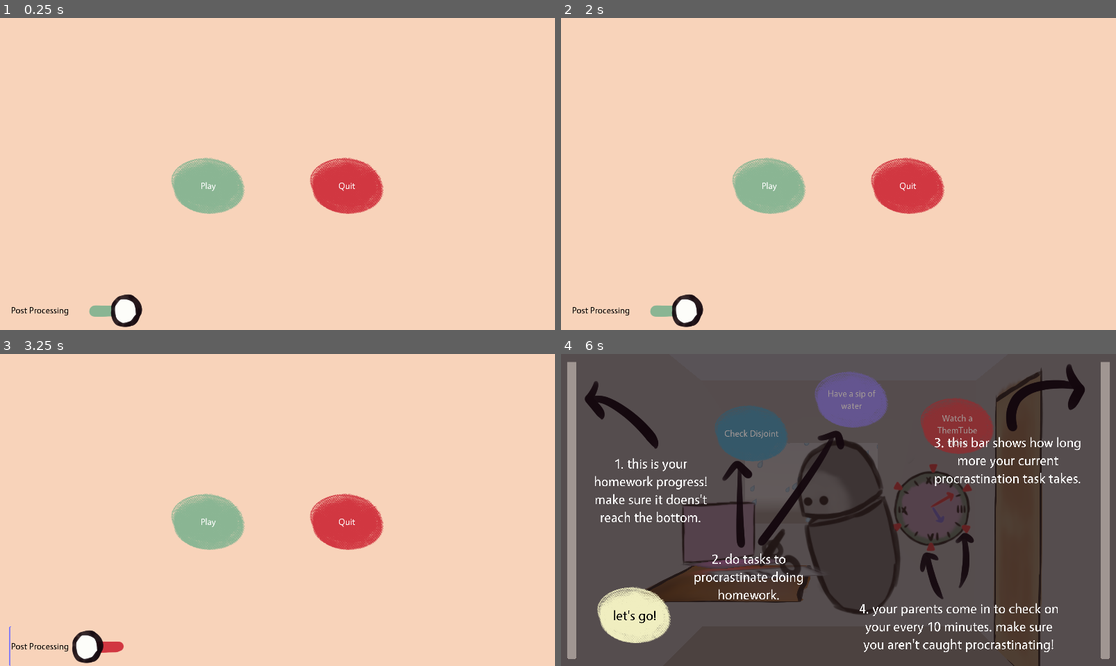
Above: before the commit, frames 1-4 (two rows, left to right).
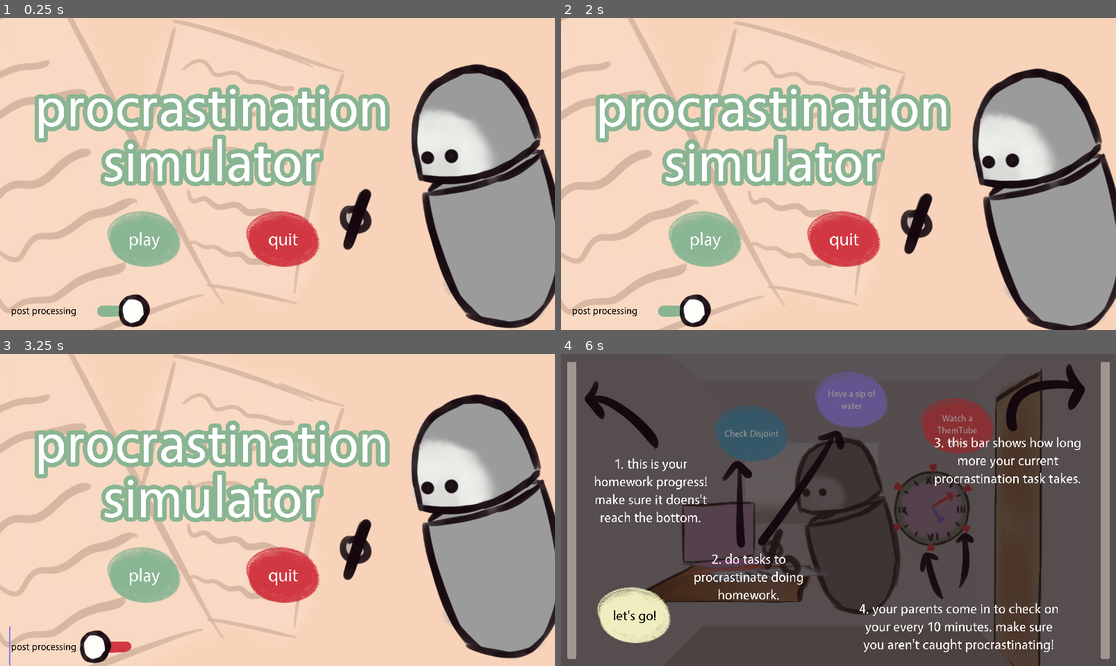
Above: after the commit, the same moments.

Repository: bucketfish/procrastination-simulator
Game: Godot game, scene res://Main.tscn
Two runs of this game, one before a commit and one after it. Both use one fixed random seed, a clock stepped at 60 frames per second and the inputs below. A sky picture missing from this copy of the repository is replaced by a grey-blue gradient.
Inputs (mouse positions are in pixels of both pictures, inside the frame that each line leads up to):
- Up to frame 1 (0.25 s): no input
- Up to frame 2 (2 s): click (749, 96) at 0.5 s, where only the run before the commit has a clickable "TEXT"; click (849, 64) at 1.25 s, where only the run before the commit has a clickable "TEXT"
- Up to frame 3 (3.25 s): click (394, 425) at 2 s, where only the run before the commit has a clickable "TEXT"; click "Post Processing" (after the commit: "post processing") at 2.75 s
- Up to frame 4 (6 s): click "Play" (after the commit: "play") at 3.5 s; click (749, 432) at 4.25 s, where only the run before the commit has a clickable "Check Disjoint"; click (849, 400) at 5 s, where only the run before the commit has a clickable "Have a sip of water"; click (955, 425) at 5.75 s, where only the run before the commit has a clickable "Watch a ThemTube video"

The runs differ from the first frame. In frame 1, 40% of the frame differs, in the area x 0-100%, y 0-100%; in frame 2, 40%; in frame 3, 40%; in frame 4, 0.7%.

Commit message:
win/lose screens + main menu

Diff:
--- a/Main.tscn
+++ b/Main.tscn
@@ -33,6 +33,8 @@
 [ext_resource path="res://assets/sfx/bird.wav" type="AudioStream" id=31]
 [ext_resource path="res://assets/sfx/door.wav" type="AudioStream" id=32]
 [ext_resource path="res://assets/sfx/ThemTube.wav" type="AudioStream" id=33]
+[ext_resource path="res://scenes/lose.tscn" type="PackedScene" id=34]
+[ext_resource path="res://scenes/win.tscn" type="PackedScene" id=35]
 
 [sub_resource type="SpatialMaterial" id=15]
 
@@ -679,9 +681,11 @@
 size = Vector2( 0.1, 0.1 )
 
 [node name="Main" type="Spatial"]
+pause_mode = 2
 script = ExtResource( 14 )
 
 [node name="RoomGroup" type="Spatial" parent="."]
+pause_mode = 1
 
 [node name="Room" type="MeshInstance" parent="RoomGroup"]
 transform = Transform( -1.57361e-07, 0, -3, 0, 2.7, 0, 3.6, 0, -1.31134e-07, 0, 1.35, 0 )
@@ -826,6 +830,7 @@
 texture = ExtResource( 21 )
 
 [node name="Lighting" type="Spatial" parent="."]
+pause_mode = 1
 
 [node name="OmniLight" type="OmniLight" parent="Lighting"]
 transform = Transform( 1, 0, 0, 0, 1, 0, 0, 0, 1, 0, 1.483, 2.019 )
@@ -842,6 +847,7 @@
 spot_angle = 52.272
 
 [node name="GUILayer" type="CanvasLayer" parent="."]
+pause_mode = 1
 
 [node name="Buttons" type="Control" parent="GUILayer"]
 margin_right = 1920.0
@@ -932,6 +938,7 @@
 }
 
 [node name="Audio" type="Spatial" parent="."]
+pause_mode = 1
 
 [node name="disjoint" type="AudioStreamPlayer3D" parent="Audio"]
 transform = Transform( 1, 0, 0, 0, 1, 0, 0, 0, 1, -0.95586, 1.00567, -0.955935 )
@@ -973,11 +980,13 @@
 doppler_tracking = 1
 
 [node name="Camera" type="Camera" parent="."]
+pause_mode = 1
 transform = Transform( 1, 0, 0, 0, 0.99952, 0.0309743, 0, -0.0309743, 0.99952, 0, 1.47345, 4.255 )
 doppler_tracking = 1
 fov = 31.3
 
 [node name="MumTalkSprite" type="Sprite3D" parent="."]
+pause_mode = 1
 transform = Transform( 0.2, 0, 0, 0, 0.2, 0, 0, 0, 0.2, -0.377824, 1.85123, -0.932161 )
 modulate = Color( 0.996078, 0.996078, 0.980392, 1 )
 billboard = 1
@@ -985,6 +994,7 @@
 texture = SubResource( 17 )
 
 [node name="MumTalkViewport" type="Viewport" parent="."]
+pause_mode = 1
 size = Vector2( 1000, 600 )
 transparent_bg = true
 render_target_v_flip = true
@@ -1010,10 +1020,12 @@
 }
 
 [node name="MenuLayer" type="CanvasLayer" parent="."]
+pause_mode = 2
 
 [node name="Menu" parent="MenuLayer" instance=ExtResource( 20 )]
 
 [node name="TutorialLayer" type="CanvasLayer" parent="."]
+pause_mode = 2
 
 [node name="Tutorial" type="Control" parent="TutorialLayer"]
 anchor_right = 1.0
@@ -1111,20 +1123,26 @@
 }
 
 [node name="GameObjects" type="Spatial" parent="."]
+pause_mode = 1
 
 [node name="action_timer" type="Timer" parent="GameObjects"]
+pause_mode = 1
 one_shot = true
 
 [node name="homework_timer" type="Timer" parent="GameObjects"]
+pause_mode = 1
 wait_time = 30.0
 one_shot = true
 
 [node name="game_timer" type="Timer" parent="GameObjects"]
+pause_mode = 1
 
 [node name="WorldEnvironment" type="WorldEnvironment" parent="GameObjects"]
+pause_mode = 1
 environment = ExtResource( 7 )
 
 [node name="Particles" type="Particles" parent="."]
+pause_mode = 1
 transform = Transform( 1, 0, 0, 0, 1, 0, 0, 0, 1, 1.47154, 3.5054, -6.00664 )
 material_override = SubResource( 25 )
 cast_shadow = 0
@@ -1136,6 +1154,7 @@
 draw_pass_1 = SubResource( 24 )
 
 [node name="RainPlayer" type="AudioStreamPlayer3D" parent="."]
+pause_mode = 1
 transform = Transform( 1, 0, 0, 0, 1, 0, 0, 0, 1, 0, 3.0188, -1.46046 )
 stream = ExtResource( 25 )
 autoplay = true
@@ -1144,6 +1163,15 @@
 
 [node name="Click" type="AudioStreamPlayer" parent="."]
 stream = ExtResource( 27 )
+
+[node name="end" type="CanvasLayer" parent="."]
+pause_mode = 2
+
+[node name="lose" parent="end" instance=ExtResource( 34 )]
+visible = false
+
+[node name="win" parent="end" instance=ExtResource( 35 )]
+visible = false
 
 [connection signal="pressed" from="GUILayer/Buttons/ActionButtonLeft" to="GUILayer/Buttons/ActionButtonLeft" method="_on_ActionButtonCenter_pressed"]
 [connection signal="pressed" from="GUILayer/Buttons/ActionButtonCenter" to="GUILayer/Buttons/ActionButtonCenter" method="_on_ActionButtonCenter_pressed"]
@@ -1151,7 +1179,11 @@
 [connection signal="pressed" from="TutorialLayer/Tutorial/TutorialButton" to="." method="_on_TutorialButton_pressed"]
 [connection signal="timeout" from="GameObjects/homework_timer" to="." method="_on_homework_timer_timeout"]
 [connection signal="timeout" from="GameObjects/game_timer" to="." method="_on_game_timer_timeout"]
+[connection signal="pressed" from="end/lose/back" to="." method="setup_menu"]
+[connection signal="pressed" from="end/win/back" to="." method="setup_menu"]
 
 [editable path="MenuLayer/Menu"]
 [editable path="MenuLayer/Menu/Play"]
 [editable path="MenuLayer/Menu/Quit"]
+[editable path="end/lose"]
+[editable path="end/win"]
--- a/Menu.tscn
+++ b/Menu.tscn
@@ -1,9 +1,87 @@
-[gd_scene load_steps=5 format=2]
+[gd_scene load_steps=15 format=2]
 
 [ext_resource path="res://other_resources/action_button.tscn" type="PackedScene" id=1]
 [ext_resource path="res://other_resources/Main.tres" type="Theme" id=2]
 [ext_resource path="res://scripts/Menu.gd" type="Script" id=3]
 [ext_resource path="res://assets/sfx/click.wav" type="AudioStream" id=4]
+[ext_resource path="res://other_resources/Vegur-Regular.otf" type="DynamicFontData" id=5]
+[ext_resource path="res://assets/player/writehand0000.png" type="Texture" id=6]
+[ext_resource path="res://assets/player/player0002.png" type="Texture" id=7]
+[ext_resource path="res://textures/screens/lose/paper.png" type="Texture" id=8]
+
+[sub_resource type="DynamicFont" id=1]
+size = 64
+font_data = ExtResource( 5 )
+
+[sub_resource type="DynamicFont" id=2]
+size = 64
+font_data = ExtResource( 5 )
+
+[sub_resource type="DynamicFont" id=3]
+size = 36
+font_data = ExtResource( 5 )
+
+[sub_resource type="Animation" id=6]
+length = 0.001
+tracks/0/type = "value"
+tracks/0/path = NodePath("Node2D:position")
+tracks/0/interp = 1
+tracks/0/loop_wrap = true
+tracks/0/imported = false
+tracks/0/enabled = true
+tracks/0/keys = {
+"times": PoolRealArray( 0 ),
+"transitions": PoolRealArray( 1 ),
+"update": 0,
+"values": [ Vector2( 1586, 485 ) ]
+}
+tracks/1/type = "value"
+tracks/1/path = NodePath("Paper:position")
+tracks/1/interp = 1
+tracks/1/loop_wrap = true
+tracks/1/imported = false
+tracks/1/enabled = true
+tracks/1/keys = {
+"times": PoolRealArray( 0 ),
+"transitions": PoolRealArray( 1 ),
+"update": 0,
+"values": [ Vector2( 32, 552 ) ]
+}
+
+[sub_resource type="Animation" id=4]
+resource_name = "animate"
+length = 1.6
+loop = true
+tracks/0/type = "value"
+tracks/0/path = NodePath("Node2D:position")
+tracks/0/interp = 1
+tracks/0/loop_wrap = true
+tracks/0/imported = false
+tracks/0/enabled = true
+tracks/0/keys = {
+"times": PoolRealArray( 0, 0.8 ),
+"transitions": PoolRealArray( 1, 1 ),
+"update": 0,
+"values": [ Vector2( 1586, 485 ), Vector2( 1586, 565 ) ]
+}
+tracks/1/type = "value"
+tracks/1/path = NodePath("Paper:position")
+tracks/1/interp = 1
+tracks/1/loop_wrap = true
+tracks/1/imported = false
+tracks/1/enabled = true
+tracks/1/keys = {
+"times": PoolRealArray( 0, 0.8 ),
+"transitions": PoolRealArray( 1, 1 ),
+"update": 0,
+"values": [ Vector2( 32, 552 ), Vector2( 32, 576 ) ]
+}
+
+[sub_resource type="DynamicFont" id=5]
+size = 200
+outline_size = 15
+outline_color = Color( 0.545098, 0.713726, 0.580392, 1 )
+font_data = ExtResource( 5 )
 
 [node name="Menu" type="Control"]
 anchor_right = 1.0
@@ -21,44 +99,58 @@
 "_edit_use_anchors_": false
 }
 
+[node name="Paper" type="Sprite" parent="."]
+position = Vector2( 32, 552 )
+texture = ExtResource( 8 )
+
+[node name="ColorRect2" type="ColorRect" parent="."]
+anchor_right = 1.0
+anchor_bottom = 1.0
+color = Color( 0.976471, 0.831373, 0.733333, 0.847059 )
+__meta__ = {
+"_edit_use_anchors_": false
+}
+
 [node name="Play" parent="." instance=ExtResource( 1 )]
 self_modulate = Color( 0.545098, 0.713726, 0.580392, 1 )
-margin_left = -368.0
-margin_top = -88.0
-margin_right = -112.0
-margin_bottom = 168.0
+margin_left = -589.0
+margin_top = 96.0
+margin_right = -333.0
+margin_bottom = 352.0
 script = null
 
 [node name="ActionButtonLabel" parent="Play" index="0"]
-text = "Play"
+custom_fonts/font = SubResource( 1 )
+text = "play"
 
 [node name="Quit" parent="." instance=ExtResource( 1 )]
 self_modulate = Color( 0.823529, 0.219608, 0.258824, 1 )
-margin_left = 112.0
-margin_top = -88.0
-margin_right = 368.0
-margin_bottom = 168.0
+margin_left = -109.0
+margin_top = 96.0
+margin_right = 147.0
+margin_bottom = 352.0
 script = null
 
 [node name="ActionButtonLabel" parent="Quit" index="0"]
-text = "Quit"
+custom_fonts/font = SubResource( 2 )
+text = "quit"
 
 [node name="PostProcSwitch" type="CheckButton" parent="."]
 anchor_top = 1.0
 anchor_bottom = 1.0
 margin_left = 32.0
 margin_top = -136.0
-margin_right = 376.0
-margin_bottom = -64.0
+margin_right = 531.0
 theme = ExtResource( 2 )
 custom_colors/font_color_focus = Color( 0, 0, 0, 1 )
 custom_colors/font_color_hover_pressed = Color( 0, 0, 0, 1 )
 custom_colors/font_color = Color( 0, 0, 0, 1 )
 custom_colors/font_color_hover = Color( 0, 0, 0, 1 )
 custom_colors/font_color_pressed = Color( 0, 0, 0, 1 )
+custom_fonts/font = SubResource( 3 )
 shortcut_in_tooltip = false
 pressed = true
-text = "Post Processing"
+text = "post processing"
 __meta__ = {
 "_edit_use_anchors_": false
 }
@@ -66,6 +158,35 @@
 [node name="Click" type="AudioStreamPlayer" parent="."]
 stream = ExtResource( 4 )
 
+[node name="AnimationPlayer" type="AnimationPlayer" parent="."]
+autoplay = "animate"
+anims/RESET = SubResource( 6 )
+anims/animate = SubResource( 4 )
+
+[node name="Label" type="Label" parent="."]
+margin_left = 52.0
+margin_top = 182.0
+margin_right = 1415.0
+margin_bottom = 612.0
+custom_constants/line_spacing = -50
+custom_fonts/font = SubResource( 5 )
+text = "procrastination simulator"
+align = 1
+autowrap = true
+__meta__ = {
+"_edit_use_anchors_": false
+}
+
+[node name="Node2D" type="Node2D" parent="."]
+position = Vector2( 1586, 485 )
+scale = Vector2( 1.5, 1.5 )
+
+[node name="Player0002" type="Sprite" parent="Node2D"]
+texture = ExtResource( 7 )
+
+[node name="Writehand0000" type="Sprite" parent="Node2D"]
+texture = ExtResource( 6 )
+
 [connection signal="pressed" from="Play" to="." method="_on_Play_pressed"]
 [connection signal="pressed" from="Quit" to="." method="_on_Quit_pressed"]
 [connection signal="pressed" from="PostProcSwitch" to="." method="_on_PostProcSwitch_pressed"]
--- a/scenes/lose.tscn
+++ b/scenes/lose.tscn
@@ -1,8 +1,10 @@
-[gd_scene load_steps=8 format=2]
+[gd_scene load_steps=11 format=2]
 
 [ext_resource path="res://textures/screens/lose/paper.png" type="Texture" id=1]
 [ext_resource path="res://textures/screens/lose/guy.png" type="Texture" id=2]
 [ext_resource path="res://other_resources/Vegur-Regular.otf" type="DynamicFontData" id=3]
+[ext_resource path="res://textures/ui/blob.png" type="Texture" id=4]
+[ext_resource path="res://textures/ui/blob_clicked.png" type="Texture" id=5]
 
 [sub_resource type="Animation" id=2]
 length = 0.001
@@ -33,7 +35,7 @@
 
 [sub_resource type="Animation" id=1]
 resource_name = "animate"
-length = 0.8
+length = 1.6
 loop = true
 step = 0.2
 tracks/0/type = "value"
@@ -43,7 +45,7 @@
 tracks/0/imported = false
 tracks/0/enabled = true
 tracks/0/keys = {
-"times": PoolRealArray( 0, 0.4 ),
+"times": PoolRealArray( 0, 0.8 ),
 "transitions": PoolRealArray( 1, 1 ),
 "update": 0,
 "values": [ Vector2( 842, 548 ), Vector2( 842, 628 ) ]
@@ -55,7 +57,7 @@
 tracks/1/imported = false
 tracks/1/enabled = true
 tracks/1/keys = {
-"times": PoolRealArray( 0, 0.4 ),
+"times": PoolRealArray( 0, 0.8 ),
 "transitions": PoolRealArray( 1, 1 ),
 "update": 0,
 "values": [ Vector2( 73, 535 ), Vector2( 73, 575 ) ]
@@ -69,6 +71,10 @@
 
 [sub_resource type="DynamicFont" id=4]
 size = 80
+font_data = ExtResource( 3 )
+
+[sub_resource type="DynamicFont" id=6]
+size = 64
 font_data = ExtResource( 3 )
 
 [node name="Control" type="Control"]
@@ -103,9 +109,9 @@
 
 [node name="losetext" type="Label" parent="."]
 margin_left = 1041.0
-margin_top = 432.0
+margin_top = 271.0
 margin_right = 1748.0
-margin_bottom = 613.0
+margin_bottom = 452.0
 custom_colors/font_color = Color( 0, 0, 0, 1 )
 custom_fonts/font = SubResource( 5 )
 text = "you failed :("
@@ -115,9 +121,9 @@
 
 [node name="losetext2" type="Label" parent="."]
 margin_left = 905.0
-margin_top = 669.0
+margin_top = 508.0
 margin_right = 1905.0
-margin_bottom = 1354.0
+margin_bottom = 1193.0
 custom_colors/font_color = Color( 0, 0, 0, 1 )
 custom_fonts/font = SubResource( 4 )
 text = "you managed to finish your homework :("
@@ -126,3 +132,27 @@
 __meta__ = {
 "_edit_use_anchors_": false
 }
+
+[node name="back" type="TextureButton" parent="."]
+margin_left = 1194.0
+margin_top = 677.0
+margin_right = 1567.0
+margin_bottom = 1050.0
+texture_normal = ExtResource( 4 )
+texture_hover = ExtResource( 5 )
+expand = true
+__meta__ = {
+"_edit_use_anchors_": false
+}
+
+[node name="Label" type="Label" parent="back"]
+margin_left = 10.0
+margin_top = 125.0
+margin_right = 362.0
+margin_bottom = 284.0
+custom_colors/font_color = Color( 0, 0, 0, 1 )
+custom_constants/line_spacing = -16
+custom_fonts/font = SubResource( 6 )
+text = "back to menu"
+align = 1
+autowrap = true
--- a/scenes/win.tscn
+++ b/scenes/win.tscn
@@ -1,8 +1,10 @@
-[gd_scene load_steps=8 format=2]
+[gd_scene load_steps=11 format=2]
 
 [ext_resource path="res://textures/screens/win/paper.png" type="Texture" id=1]
 [ext_resource path="res://textures/screens/win/guy.png" type="Texture" id=2]
 [ext_resource path="res://other_resources/Vegur-Regular.otf" type="DynamicFontData" id=3]
+[ext_resource path="res://textures/ui/blob.png" type="Texture" id=4]
+[ext_resource path="res://textures/ui/blob_clicked.png" type="Texture" id=5]
 
 [sub_resource type="Animation" id=2]
 length = 0.001
@@ -33,7 +35,7 @@
 
 [sub_resource type="Animation" id=1]
 resource_name = "animate"
-length = 0.8
+length = 1.6
 loop = true
 step = 0.2
 tracks/0/type = "value"
@@ -43,7 +45,7 @@
 tracks/0/imported = false
 tracks/0/enabled = true
 tracks/0/keys = {
-"times": PoolRealArray( 0, 0.4 ),
+"times": PoolRealArray( 0, 0.8 ),
 "transitions": PoolRealArray( 1, 1 ),
 "update": 0,
 "values": [ Vector2( 1165, 607 ), Vector2( 1165, 735 ) ]
@@ -55,7 +57,7 @@
 tracks/1/imported = false
 tracks/1/enabled = true
 tracks/1/keys = {
-"times": PoolRealArray( 0, 0.4 ),
+"times": PoolRealArray( 0, 0.8 ),
 "transitions": PoolRealArray( 1, 1 ),
 "update": 0,
 "values": [ Vector2( 941, 594 ), Vector2( 941, 626 ) ]
@@ -69,6 +71,10 @@
 
 [sub_resource type="DynamicFont" id=4]
 size = 80
+font_data = ExtResource( 3 )
+
+[sub_resource type="DynamicFont" id=5]
+size = 64
 font_data = ExtResource( 3 )
 
 [node name="Control" type="Control"]
@@ -103,9 +109,9 @@
 
 [node name="wintext" type="Label" parent="."]
 margin_left = 307.0
-margin_top = 200.0
+margin_top = 152.0
 margin_right = 917.0
-margin_bottom = 381.0
+margin_bottom = 333.0
 custom_colors/font_color = Color( 0, 0, 0, 1 )
 custom_fonts/font = SubResource( 3 )
 text = "you did it!"
@@ -115,9 +121,9 @@
 
 [node name="wintext2" type="Label" parent="."]
 margin_left = -15.0
-margin_top = 401.0
+margin_top = 353.0
 margin_right = 1241.0
-margin_bottom = 1086.0
+margin_bottom = 1038.0
 custom_colors/font_color = Color( 0, 0, 0, 1 )
 custom_fonts/font = SubResource( 4 )
 text = "you've successfully procrastinated doing your homework. great job!"
@@ -126,3 +132,27 @@
 __meta__ = {
 "_edit_use_anchors_": false
 }
+
+[node name="back" type="TextureButton" parent="."]
+margin_left = 427.0
+margin_top = 549.0
+margin_right = 800.0
+margin_bottom = 922.0
+texture_normal = ExtResource( 4 )
+texture_hover = ExtResource( 5 )
+expand = true
+__meta__ = {
+"_edit_use_anchors_": false
+}
+
+[node name="Label" type="Label" parent="back"]
+margin_left = 10.0
+margin_top = 125.0
+margin_right = 362.0
+margin_bottom = 284.0
+custom_colors/font_color = Color( 0, 0, 0, 1 )
+custom_constants/line_spacing = -16
+custom_fonts/font = SubResource( 5 )
+text = "back to menu"
+align = 1
+autowrap = true
--- a/scripts/Main.gd
+++ b/scripts/Main.gd
@@ -25,6 +25,9 @@
 
 
 onready var tutorial = $TutorialLayer/Tutorial
+onready var winscreen = $end/win
+onready var losescreen = $end/lose
+onready var menu = $MenuLayer/Menu
 
 
 onready var sounds = [$Audio/disjoint, $Audio/outside, $Audio/snack, $Audio/hydrate, $Audio/themtube]
@@ -50,8 +53,10 @@
 	actions_json = JSON.parse(data_file)
 	actions = actions_json.result
 	play_button.connect("pressed", self, "_on_Play_pressed")
-	# tutorial? menu? first
+	setup_menu()
 
+func setup_menu():
+	menu.visible = true
 	tutorial.visible = false
 	game_timer.wait_time = gametime
 	text_bubble.visible = false
@@ -59,10 +64,15 @@
 	homeworkbar.max_value = homeworktime
 	clock_hour.rotation_degrees.z = 30
 	clock_min.rotation_degrees.z = -180
+	winscreen.visible = false
+	losescreen.visible = false
+
+	get_tree().paused = true
 
 
 func start_game():
 	# start timer
+	get_tree().paused = false
 	game_timer.start()
 	homework_timer.start()
 
@@ -156,11 +166,11 @@
 
 func end_game(val):
 	# stop everything
-
+	get_tree().paused = true
 	if val: # if ya winning
-		$GUILayer/win.visible = true
+		winscreen.visible = true
 	else: # lost the game
-		$GUILayer/lose.visible = true
+		losescreen.visible = true
 
 func play_sound(id:String, play:bool):
 	get_node("Audio/" + id).playing = play
--- a/scripts/action_button.gd
+++ b/scripts/action_button.gd
@@ -22,5 +22,5 @@
 
 
 func _on_ActionButtonCenter_pressed():
-	#$Click.play()
+	$Click.play()
 	main.do_action(action)
Not shown: 1 places in Main.tscn that only renumber resources
